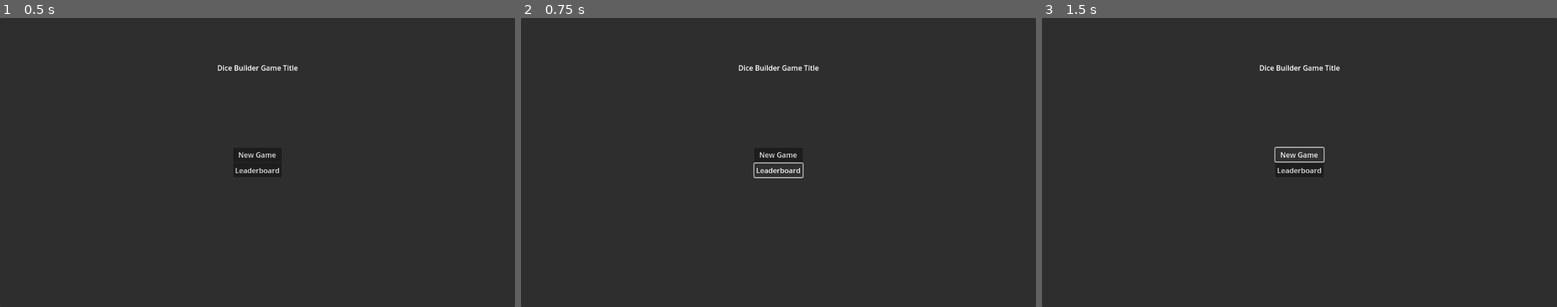
Above: before the commit, frames 1-3 (left to right).
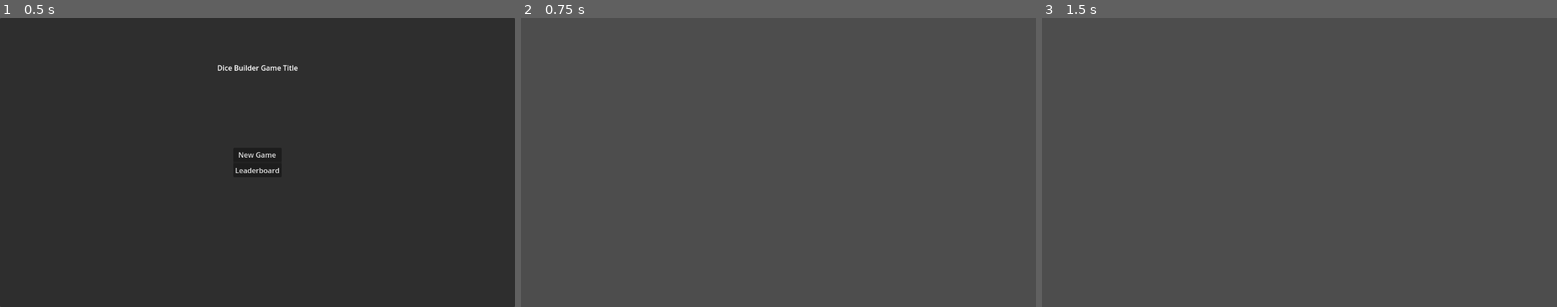
Above: after the commit, the same moments.

Repository: lams3/dice-building
Game: Godot game, scene res://Scenes/GameFlow/MainMenu.tscn
The game is run twice, just before and just after one commit, with the same random seed, the same clock (stepped at 60 frames per second) and the same inputs. The project has no main scene, so this scene is started directly.
Inputs (mouse positions are in pixels of both pictures, inside the frame that each line leads up to):
- Up to frame 1 (0.5 s): no input
- Up to frame 2 (0.75 s): click "Leaderboard" at 0.5 s
- Up to frame 3 (1.5 s): click (1299, 153) at 1.25 s, where only the run before the commit has a clickable "New Game"

Frame 1 is identical in both runs. In frame 2, 100% of the frame differs, in the area x 0-100%, y 0-100%; in frame 3, 100%.

Commit message:
Change scenes when clicking through menu buttons

Diff:
--- a/Scenes/GameFlow/MainMenu.tscn
+++ b/Scenes/GameFlow/MainMenu.tscn
@@ -1,4 +1,8 @@
-[gd_scene format=3 uid="uid://bv6dw7ooc1aqs"]
+[gd_scene load_steps=4 format=3 uid="uid://bv6dw7ooc1aqs"]
+
+[ext_resource type="Script" path="res://Scripts/UI/main_menu.gd" id="1_j42rg"]
+[ext_resource type="PackedScene" uid="uid://d0i56mtd6ypfp" path="res://Scenes/GameFlow/PathSelection.tscn" id="2_buh02"]
+[ext_resource type="PackedScene" uid="uid://cyfnuabjjl2o6" path="res://Scenes/GameFlow/Leaderboard.tscn" id="3_tr5pm"]
 
 [node name="MainMenu" type="Control"]
 layout_mode = 3
@@ -7,6 +11,9 @@
 anchor_bottom = 1.0
 grow_horizontal = 2
 grow_vertical = 2
+script = ExtResource("1_j42rg")
+new_game_scene = ExtResource("2_buh02")
+leaderboard_scene = ExtResource("3_tr5pm")
 metadata/_edit_use_anchors_ = true
 
 [node name="Background" type="Panel" parent="."]
@@ -52,3 +59,6 @@
 [node name="LeaderboardButton" type="Button" parent="PanelContainer/VBoxContainer"]
 layout_mode = 2
 text = "Leaderboard"
+
+[connection signal="pressed" from="PanelContainer/VBoxContainer/NewGameButton" to="." method="start_game"]
+[connection signal="pressed" from="PanelContainer/VBoxContainer/LeaderboardButton" to="." method="go_to_leaderboard"]
--- /dev/null
+++ b/Scripts/UI/main_menu.gd
@@ -0,0 +1,10 @@
+extends Node
+
+@export var new_game_scene : PackedScene
+@export var leaderboard_scene : PackedScene
+
+func start_game():
+	get_tree().change_scene_to_packed(new_game_scene)
+
+func go_to_leaderboard():
+	get_tree().change_scene_to_packed(leaderboard_scene)
